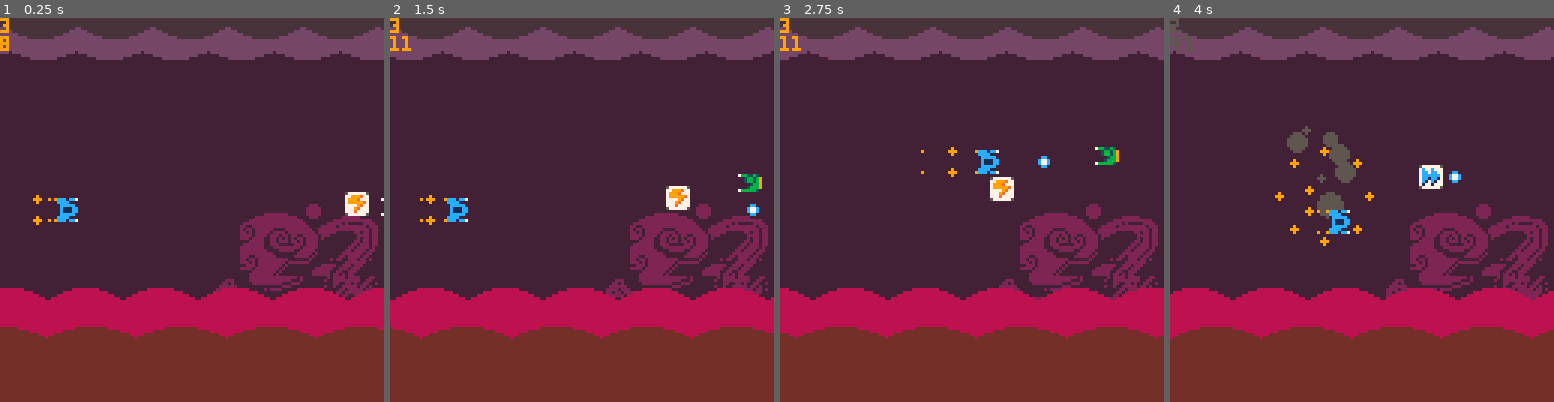
Above: before the commit, frames 1-4 (left to right).
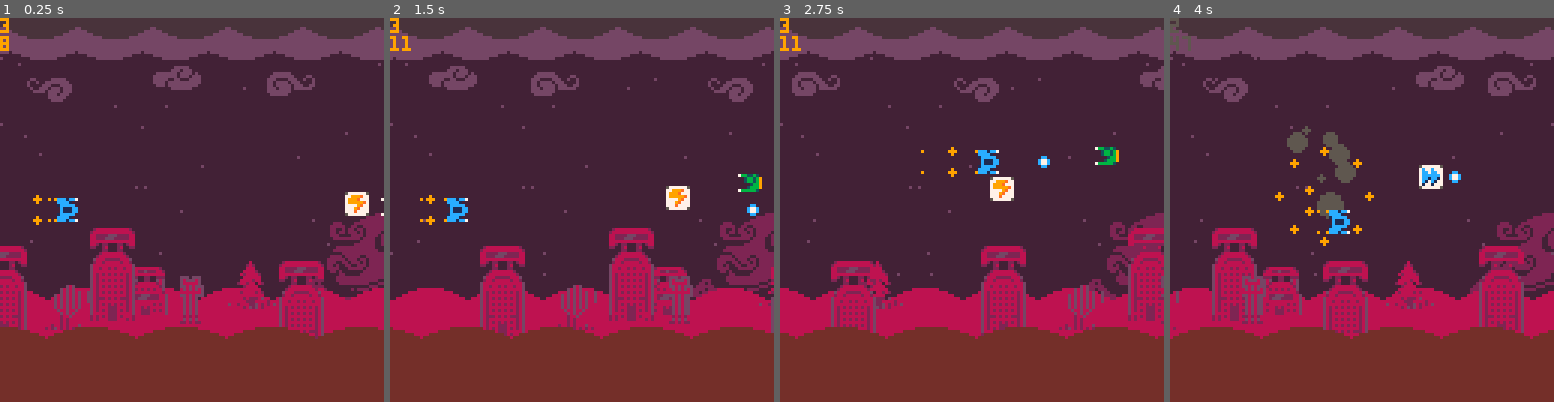
Above: after the commit, the same moments.

Repository: Sarah-Duck/toxic-invaders
Game: PICO-8 cartridge pico-bhell.p8
The game is run twice, just before and just after one commit, with the same random seed, the same clock (stepped at 60 frames per second) and the same inputs.
Inputs:
- Up to frame 1 (0.25 s): no input
- Up to frame 2 (1.5 s): tap O (Z key) at 0.7 s
- Up to frame 3 (2.75 s): hold Right 1.6-2.1 s; tap O (Z key) at 1.7, 2.1, 2.5 s; hold Up 2.15-2.42 s; hold Right from 2.47 s (still down)
- Up to frame 4 (4 s): tap O (Z key) at 2.9, 3.3, 3.7 s; release Right at 3.03 s; hold Left 3.08-3.58 s; hold Down 3.63-3.97 s

The runs differ from the first frame. In frame 1, 12% of the frame differs, in the area x 0-100%, y 10-84%; in frame 2, 9.8%; in frame 3, 9.6%; in frame 4, 12%, in the area x 0-100%, y 10-83%.

Commit message:
Added scrolling sprite function, and stars!!!!

Diff:
--- a/background.lua
+++ b/background.lua
@@ -4,6 +4,10 @@
     for i = 1, (128*(radius*4))/spacing, 1 do
         circfill(-time()*speed+(spacing*(i-1)), y, radius, color)
     end
+end
+
+function scrollingsprite(sprite,x,y,w,h,speed)
+    spr(sprite, (-t()*speed+x+w*8)%(128+w*8)-w*8, y, w, h)
 end
 
 
@@ -30,18 +34,35 @@
     cls(0)
     camera((sin(shake+t())*shake)/3, (sin(shake+t()/2.1)*shake)/3)
 
+    --stars
+    for i = 1, 64, 1 do
+        pset(((-t()+i*2)*(i/32))%128, sin(i*0.536382)*64+64, 4)
+    end
+
     --static planet
-    spr(202,80,62,6,3)
-    spr(249,72,86,7,1)
-
+    spr(201,110-t()/4,62,7,3)
+    spr(249,102-t()/4,86,7,1)
 
     --clouds
     scrollingcircles(-9, 24, 22, 22, 4)
     scrollingcircles(-14, 40, 25, 20, 13)
+    scrollingsprite(194, 60, 16, 2, 1, 30)
+    scrollingsprite(196, 100, 18, 2, 1, 34)
+    scrollingsprite(198, 20, 20, 2, 1, 38)
 
     camera((sin(shake+t())*shake)/2, (sin(shake+t()/2.1)*shake)/2)
     --landscape
     scrollingcircles(110, 72, 25, 20, 8)
+
+    --buildings
+    scrollingsprite(231,100,65+16,2,2,78)
+    scrollingsprite(226,65,67+16,2,2,80)
+    scrollingsprite(192,55,69,2,4,81)
+    scrollingsprite(230,85,70+16,1,2,82)
+    scrollingsprite(228,40,72+16,2,2,84)
+    scrollingsprite(192,20,75,2,4,86)
+    scrollingsprite(192,120,80,2,4,88)
+
     camera(sin(shake+t())*shake, sin(shake+t()/2.1)*shake)
     scrollingcircles(135, 100, 30, 32, 15)
 end
